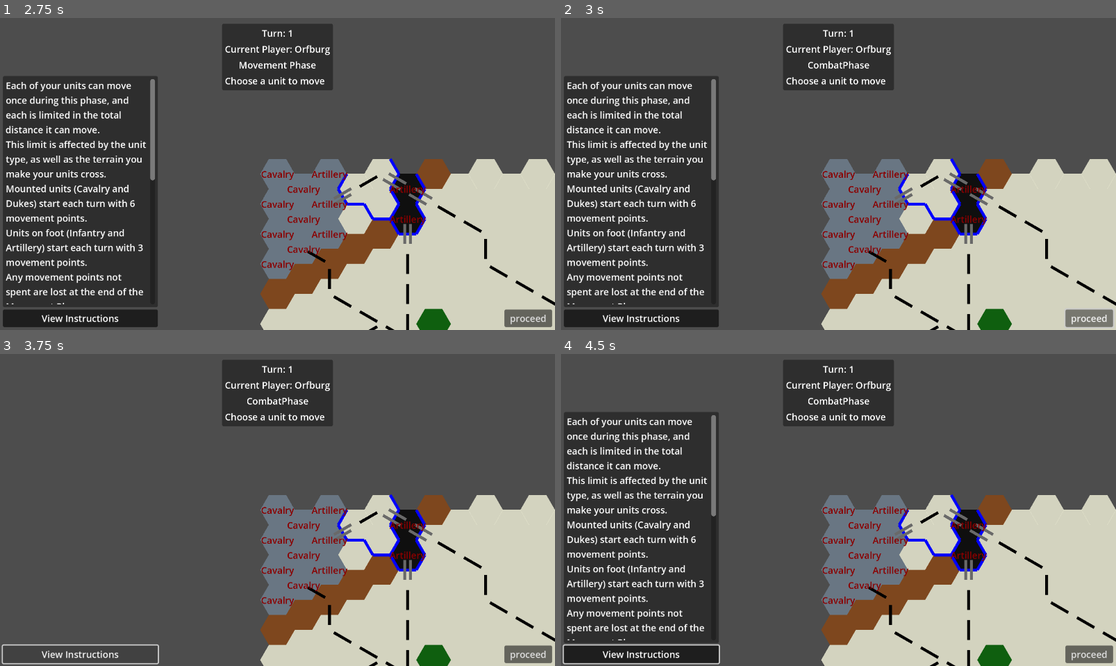
Above: before the commit, frames 1-4 (two rows, left to right).
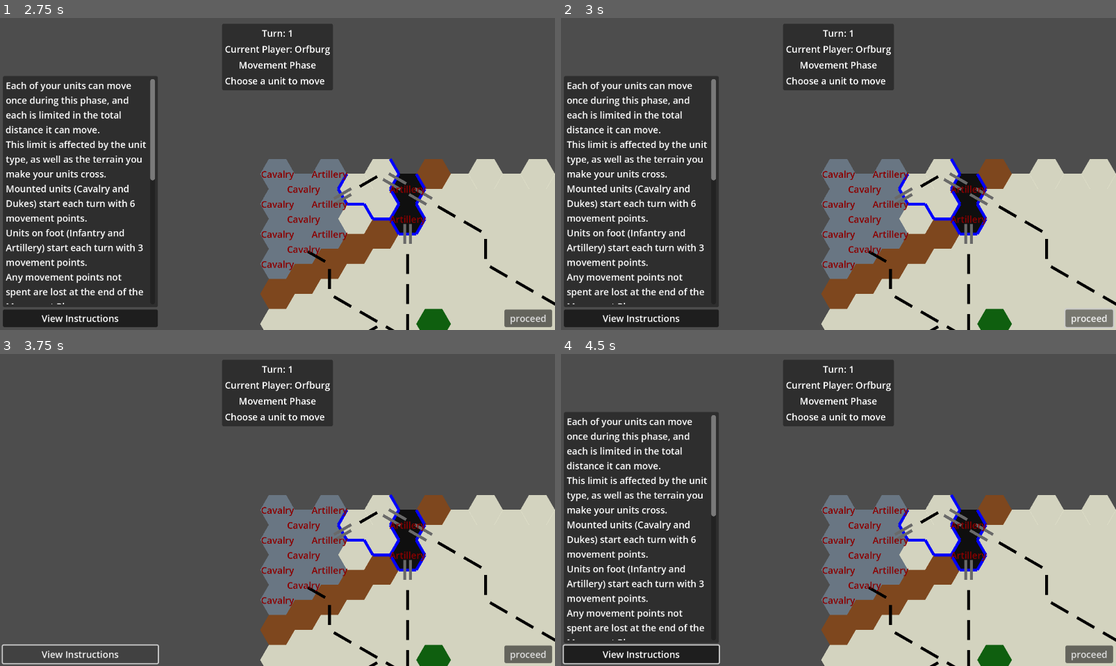
Above: after the commit, the same moments.

Repository: Jayjader/WarOfTheDukes
Game: Godot game, scene res://main_game_scene.tscn
The game is run twice, just before and just after one commit, with the same random seed, the same clock (stepped at 60 frames per second) and the same inputs.
Inputs:
- Up to frame 1 (2.75 s): click "New Game" at 0.5 s; click "Confirm" at 1.25 s; click "Auto Setup Remaining" at 2 s
- Up to frame 2 (3 s): click "proceed" at 2.75 s
- Up to frame 3 (3.75 s): click "View Instructions" at 3.5 s
- Up to frame 4 (4.5 s): click "View Instructions" at 4.25 s

Frame 1 is identical in both runs. In frame 2, 0.2% of the frame differs, in the area x 43-57%, y 13-17%; in frame 3, 0.2%; in frame 4, 0.2%.
Error before the commit: Invalid call. Nonexistent function '_enter_state' in base 'Nil'. (res://game_session/game_play/play_phase_state_machine.gd:18)
Error after the commit: Invalid call. Nonexistent function '_enter_state' in base 'Nil'. (res://game_session/game_play/play_phase_state_machine.gd:25)

Commit message:
continue transferring game play logic to state machine nodes

Diff:
--- a/game_session/game_play/combat/choose_defender_for_attack.gd
+++ b/game_session/game_play/combat/choose_defender_for_attack.gd
@@ -19,7 +19,8 @@
 	phase_state_machine.change_subphase(main_subphase)
 
 func choose_defender(choice: GamePiece):
-	defender = choice
+	if choose_attackers.attacking.all(func(attacker): return _in_attack_range(attacker, choice)):
+		defender = choice
 
 func confirm_attack():
 	phase_state_machine.change_subphase(resolve_combat)
@@ -31,3 +32,8 @@
 		Enums.get_other_faction(parent_phase.play_state_machine.current_player),
 		parent_phase.attacked
 	)
+func _in_attack_range(attacker: GamePiece, defender: GamePiece):
+	return Util.cube_distance(
+		Util.axial_to_cube(attacker.tile),
+		Util.axial_to_cube(defender.tile)
+		) <= (Rules.ArtilleryRange if attacker.kind == Enums.Unit.Artillery else 1)
--- a/game_session/game_play/combat/resolve_combat.gd
+++ b/game_session/game_play/combat/resolve_combat.gd
@@ -18,6 +18,7 @@
 @export var retreat_defender: RetreatDefender
 
 @onready var unit_layer = Board.get_node("%UnitLayer")
+var _random = RandomNumberGenerator.new()
 
 func _enter_subphase():
 	var attackers = choose_attackers.attacking
@@ -30,8 +31,8 @@
 		parent_phase.attacked[attacker] = defender
 	defender.unselect()
 	parent_phase.defended.append(defender)
-	# result = _resolve_combat(choose_attackers.attacking, choose_defender.defender)
-	result = Enums.CombatResult.Exchange
+	result = _resolve_combat(choose_attackers.attacking, choose_defender.defender)
+	# result = Enums.CombatResult.Exchange
 
 	match result:
 		Enums.CombatResult.AttackerEliminated:
@@ -48,6 +49,10 @@
 			phase_state_machine.change_subphase(choose_attacker_to_retreat)
 		Enums.CombatResult.Exchange:
 			parent_phase.died.append(defender)
+			if defender.kind == Enums.Unit.Duke:
+				parent_phase.play_phase_state_machine.get_parent().game_over.emit(
+					Enums.GameResult.TOTAL_VICTORY, Enums.get_other_faction(defender.faction)
+				)
 			phase_state_machine.change_subphase(allocate_exchange_losses)
 		Enums.CombatResult.DefenderRetreats:
 			# var has_room = len(allowed_retreat_destinations) > 0
@@ -63,6 +68,8 @@
 				phase_state_machine.change_subphase(main_combat)
 		Enums.CombatResult.DefenderEliminated:
 			parent_phase.died.append(defender)
+			if defender.kind == Enums.Unit.Duke:
+				parent_phase.play_phase_state_machine.get_parent().game_over.emit(Enums.GameResult.TOTAL_VICTORY, Enums.get_other_faction(defender.faction))
 			phase_state_machine.change_subphase(main_combat)
 			unit_layer.make_faction_selectable(parent_phase.play_state_machine.current_player, attackers)
 
--- a/game_session/game_play/game_play_root.gd
+++ b/game_session/game_play/game_play_root.gd
@@ -1,29 +1,6 @@
 extends Control
 
 signal game_over(result: Enums.GameResult, winner: Enums.Faction)
-
-const MAX_TURNS = 15
-@export_range(1, MAX_TURNS) var turn: int = 1:
-	set(value):
-		if value > 0 and value <= MAX_TURNS:
-			print_debug("turn set: %s -> %s" % [ turn, value ])
-			turn = value
-			%Turn.set_text("Turn: %s" % turn)
-
-signal current_player_changed(faction: Enums.Faction)
-@export var current_player: Enums.Faction = Enums.Faction.Orfburg:
-	set(value):
-		if current_player != value:
-			current_player_changed.emit(value)
-			if self.is_node_ready():
-				match current_player:
-					Enums.Faction.Orfburg:
-						%OrfburgCurrentPlayer.set_visible(true)
-						%WulfenburgCurrentPlayer.set_visible(false)
-					Enums.Faction.Wulfenburg:
-						%OrfburgCurrentPlayer.set_visible(false)
-						%WulfenburgCurrentPlayer.set_visible(true)
-		current_player = value
 
 const PHASE_INSTRUCTIONS = {
 	Enums.PlayPhase.MOVEMENT: """Each of your units can move once during this phase, and each is limited in the total distance it can move.
@@ -63,28 +40,12 @@
 	},
 }
 
-var _random = RandomNumberGenerator.new()
-
-@onready var _unit_layer_root = Board.get_node("%UnitLayer")
-@onready var _tile_layer_root = Board.get_node("%TileOverlay")
-
-func _ready():
-	%Proceed.visible = true
-	%Cancel.visible = false
-	%Proceed.pressed.connect(self.confirm_movement)
-
-func _in_attack_range(attacker: GamePiece, defender: GamePiece):
-	return Util.cube_distance(
-		Util.axial_to_cube(attacker.tile),
-		Util.axial_to_cube(defender.tile)
-		) <= (Rules.ArtilleryRange if attacker.kind == Enums.Unit.Artillery else 1)
-
 func _on_unit_selection(selected_unit: GamePiece, now_selected: bool):
 	#print_debug("_on_unit_selection %s %s %s, now selected: %s" % [Enums.Unit.find_key(selected_unit.kind), Enums.Faction.find_key(selected_unit.faction), selected_unit.tile, now_selected])
 	var current_phase: PlayPhase = play_phase_state_machine.current_phase
 	match current_phase:
 		MovementPhase:
-			var current_subphase: MovementSubphase = play_phase_state_machine.current_phase.phase_state_machine.current_subphase
+			var current_subphase: MovementSubphase = current_phase.phase_state_machine.current_subphase
 			match current_subphase:
 				ChooseUnitForMove:
 					if not (selected_unit in current_subphase.moved) and now_selected:
@@ -93,7 +54,7 @@
 					if not now_selected:
 						(current_subphase as ChooseUnitDestination).cancel_unit_choice()
 		CombatPhase:
-			var current_subphase: CombatSubphase = play_phase_state_machine.current_phase.phase_state_machine.current_subphase
+			var current_subphase: CombatSubphase = current_phase.phase_state_machine.current_subphase
 			match current_subphase:
 				MainCombatSubphase:
 					(current_subphase as MainCombatSubphase).choose_unit(selected_unit)
@@ -105,16 +66,15 @@
 				ChooseDefenderForAttack:
 					if now_selected:
 						selected_unit.unselect()
-						if (current_subphase as ChooseDefenderForAttack).choose_attackers.attacking.all(func(attacker): return _in_attack_range(attacker, selected_unit)):
-							(current_subphase as ChooseDefenderForAttack).choose_defender(selected_unit)
+						(current_subphase as ChooseDefenderForAttack).choose_defender(selected_unit)
 				AllocateExchangeLosses:
-					if now_selected and selected_unit not in (current_subphase as AllocateExchangeLosses).allocated_attackers:
+					if now_selected and not (selected_unit in (current_subphase as AllocateExchangeLosses).allocated_attackers):
 						(current_subphase as AllocateExchangeLosses).allocate_attacker(selected_unit)
 
 func _on_hex_selection(tile, kind, zones):
 	print_debug("TO REMOVE TO REMOVE TO REMOVE _on_hex_selection %s %s %s" % [kind, zones, tile])
 
-func confirm_movement():
+func on_confirm_movement():
 	%Proceed.pressed.disconnect(self.confirm_movement)
 	%Proceed.pressed.connect(self.confirm_combat)
 	%MovementPhase.visible = false
@@ -124,21 +84,6 @@
 func add_attacker(attacker: GamePiece):
 	%Proceed.pressed.disconnect(self.confirm_combat)
 	%Proceed.pressed.connect(self.confirm_attackers)
-
-const CR = Enums.CombatResult
-const COMBAT_RESULTs = {
-	Vector2i(1, 5): [CR.AttackerRetreats, CR.AttackerEliminated, CR.AttackerEliminated, CR.AttackerEliminated, CR.AttackerEliminated, CR.AttackerEliminated],
-	Vector2i(1, 4): [CR.AttackerRetreats, CR.AttackerRetreats, CR.AttackerEliminated, CR.AttackerEliminated, CR.AttackerEliminated, CR.AttackerEliminated],
-	Vector2i(1, 3): [CR.DefenderRetreats, CR.AttackerRetreats, CR.AttackerRetreats, CR.AttackerEliminated, CR.AttackerEliminated, CR.AttackerEliminated],
-	Vector2i(1, 2): [CR.DefenderRetreats, CR.DefenderRetreats, CR.AttackerRetreats, CR.AttackerRetreats, CR.AttackerRetreats, CR.AttackerRetreats],
-	Vector2i(1, 1): [CR.DefenderRetreats, CR.DefenderRetreats, CR.DefenderRetreats, CR.AttackerRetreats, CR.AttackerRetreats, CR.AttackerRetreats],
-	Vector2i(2, 1): [CR.DefenderRetreats, CR.DefenderRetreats, CR.DefenderRetreats, CR.DefenderRetreats, CR.AttackerRetreats, CR.AttackerRetreats],
-	Vector2i(3, 1): [CR.DefenderRetreats, CR.DefenderRetreats, CR.DefenderRetreats, CR.DefenderRetreats, CR.DefenderRetreats, CR.AttackerRetreats],
-	Vector2i(4, 1): [CR.DefenderEliminated, CR.DefenderRetreats, CR.DefenderRetreats, CR.DefenderRetreats, CR.DefenderRetreats, CR.Exchange],
-	Vector2i(5, 1): [CR.DefenderEliminated, CR.DefenderEliminated, CR.DefenderEliminated, CR.DefenderRetreats, CR.DefenderRetreats, CR.Exchange],
-	Vector2i(6, 1): [CR.DefenderEliminated, CR.DefenderEliminated, CR.DefenderEliminated, CR.DefenderEliminated, CR.Exchange, CR.Exchange],
-}
-
 
 func confirm_attackers():
 	%Proceed.pressed.disconnect(self.confirm_attackers)
@@ -152,9 +97,6 @@
 	match result:
 		Enums.CombatResult.Exchange:
 			%Proceed.pressed.connect(self.confirm_loss_allocation)
-		Enums.CombatResult.DefenderEliminated:
-			if defender.kind == Enums.Unit.Duke:
-				game_over.emit(Enums.GameResult.TOTAL_VICTORY, Enums.get_other_faction(defender.faction))
 
 func confirm_combat():
 	%Proceed.pressed.disconnect(self.confirm_combat)
--- a/game_session/game_play/movement/movement_phase.gd
+++ b/game_session/game_play/movement/movement_phase.gd
@@ -20,6 +20,13 @@
 	play_state_machine.change_state(combat_phase)
 
 func _enter_state():
+	match play_state_machine.current_player:
+		Enums.Faction.Orfburg:
+			play_state_machine.get_parent().get_node("%OrfburgCurrentPlayer").set_visible(true)
+			play_state_machine.get_parent().get_node("%WulfenburgCurrentPlayer").set_visible(false)
+		Enums.Faction.Wulfenburg:
+			play_state_machine.get_parent().get_node("%OrfburgCurrentPlayer").set_visible(false)
+			play_state_machine.get_parent().get_node("%WulfenburgCurrentPlayer").set_visible(true)
 	move_phase_machine.change_subphase(choose_unit)
 	unit_layer.make_faction_selectable(play_state_machine.current_player)
 
--- a/game_session/game_play/play_phase_state_machine.gd
+++ b/game_session/game_play/play_phase_state_machine.gd
@@ -2,7 +2,14 @@
 extends Node
 
 @export var current_player: Enums.Faction
-@export var turns: int = 0
+@export var turns: int = 0:
+	set(value):
+		turns = value
+		if label.is_node_ready():
+			label.text = "Turn: %s" % turns
+
+
+@onready var label = get_parent().get_node("%Turn")
 
 @export var current_phase: PlayPhase
 
